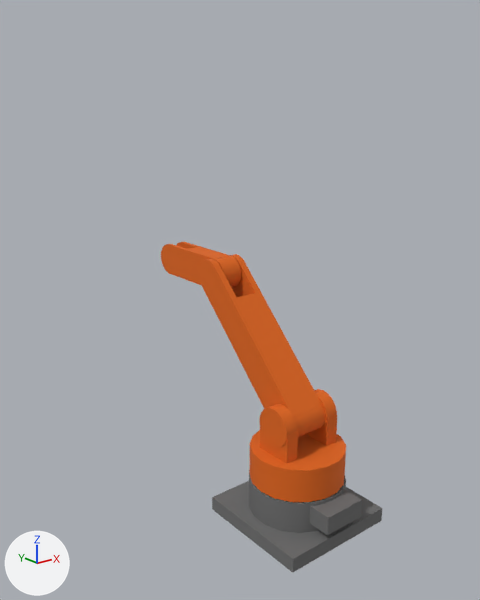
The FBX model applications/media/robotArm.fbx, before and after one commit.
Rendered twice from a camera (50 mm lens) standing at (-0.841, -0.874, 0.847) and looking at (0.035, 0.22, 0.409). Every picture has the same lights, and +X, +Y and +Z are marked at lower left. Where no turn or scale is listed for an object, it has been applied to the vertices.

Objects in the first picture: 'arm0', 'arm1', 'base', 'base1'.
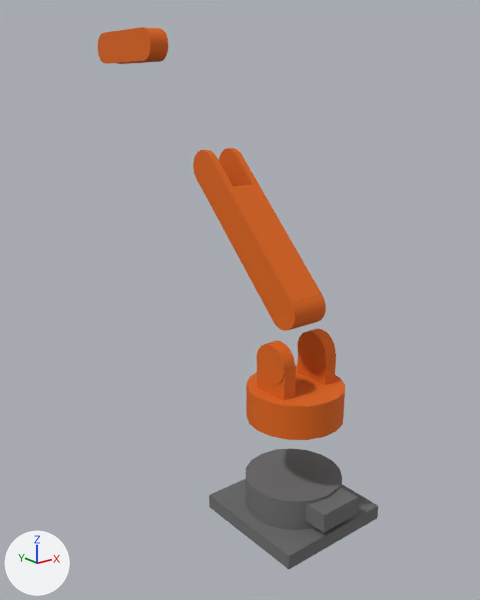
Changed parts and their boxes [x1, y1, x2, y2] in the pictures (480 x 600 px):
'arm0', moved
    before: [198, 254, 325, 437]
    after: [193, 148, 326, 331]
'base1', moved
    before: [250, 389, 346, 502]
    after: [246, 329, 345, 440]
'base', moved
    before: [212, 470, 382, 572]
    after: [209, 449, 378, 569]
'arm1', moved
    before: [161, 242, 241, 287]
    after: [98, 27, 168, 64]

Diff of the bpy script that builds the scene:
```diff
--- a/applications/media/robotArm.fbx.py
+++ b/applications/media/robotArm.fbx.py
@@ ob_arm1 @@
 ob_arm1 = bpy.data.objects.new('arm1', me_mesh)
-ob_arm1.location = (0.0, 0.236, 0.473)
+ob_arm1.location = (0.0, 0.495, 0.947)
@@ ob_arm0 @@
 ob_arm0 = bpy.data.objects.new('arm0', me_mesh_001)
-ob_arm0.location = (0.0, -0.011, 0.226)
+ob_arm0.location = (0.0, 0.0, 0.453)
@@ ob_base1 @@
 ob_base1 = bpy.data.objects.new('base1', me_mesh_002)
-ob_base1.location = (0.0, -0.011, 0.129)
+ob_base1.location = (0.0, 0.0, 0.258)
@@ ob_base @@
 ob_base = bpy.data.objects.new('base', me_mesh_003)
-ob_base.location = (0.0, -0.011, 0.05)
+ob_base.location = (0.0, 0.0, 0.05)
```
